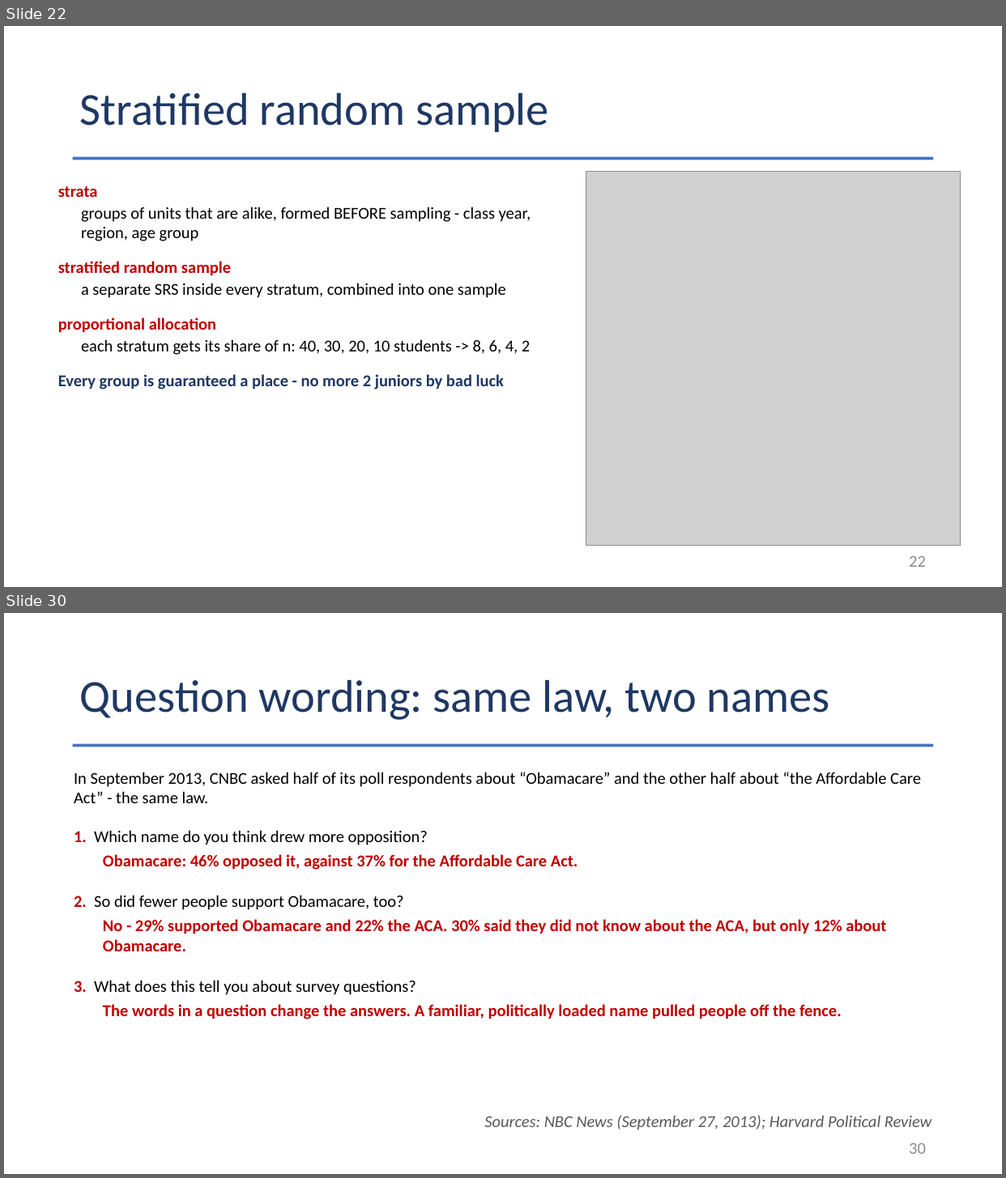
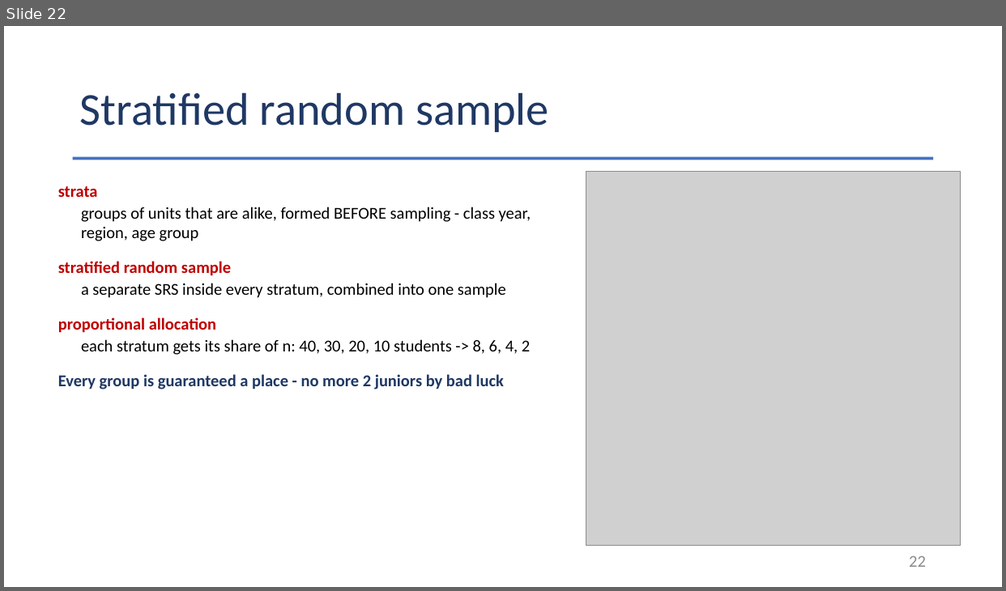
Before and after one commit to Jarred6068/Kvamme_UI_STAT251, a slide deck: docs/lecture_slides/Week 4/Week4_Lecture8_Slides_9_14_2026.pptx. Shown one above the other, each under a label of ours: slides 22 and 30 before the commit, slide 22 after it; the slides between them are not shown. The pictures are 1006x1178 and 1006x591 pixels, drawn with LibreOffice and Linux fonts; fonts in the diff are those of the drawing; grey boxes stand for pictures. Boxes give left, top, right and bottom in pixels: in the first picture for what was removed or moved away, otherwise in the second. Text is boxed around its words. In the diff, an @@ line names an element or a change of style, - is before the commit and + after.

```diff
--- a/docs/lecture_slides/Week 4/Week4_Lecture8_Slides_9_14_2026.pptx
+++ b/docs/lecture_slides/Week 4/Week4_Lecture8_Slides_9_14_2026.pptx
@@ slide 30 removed at (x1=4, y1=613, x2=1002, y2=1174), background #FFFFFF @@
@@ title removed at (x1=80, y1=679, x2=830, y2=720) @@
-Question wording: same law, two names
@@ rectangle removed at (x1=73, y1=744, x2=934, y2=747) @@
@@ text removed at (x1=74, y1=772, x2=921, y2=803) @@
-In September 2013, CNBC asked half of its poll respondents about “Obamacare” and the other half about “the Affordable Care Act” - the same law.
@@ text removed at (x1=74, y1=830, x2=428, y2=845) @@
-1. Which name do you think drew more opposition?
@@ text removed at (x1=103, y1=854, x2=578, y2=870) @@
-Obamacare: 46% opposed it, against 37% for the Affordable Care Act.
@@ text removed at (x1=74, y1=895, x2=404, y2=910) @@
-2. So did fewer people support Obamacare, too?
@@ text removed at (x1=103, y1=919, x2=886, y2=952) @@
-No - 29% supported Obamacare and 22% the ACA. 30% said they did not know about the ACA, but only 12% about Obamacare.
@@ text removed at (x1=74, y1=980, x2=416, y2=995) @@
-3. What does this tell you about survey questions?
@@ text removed at (x1=103, y1=1004, x2=842, y2=1020) @@
-The words in a question change the answers. A familiar, politically loaded name pulled people off the fence.
@@ text removed at (x1=484, y1=1115, x2=931, y2=1131) @@
-Sources: NBC News (September 27, 2013); Harvard Political Review
@@ page number removed at (x1=909, y1=1144, x2=926, y2=1154) @@
-30
```
Also in this commit, not shown: 30 other slides removed, 12 other files.
